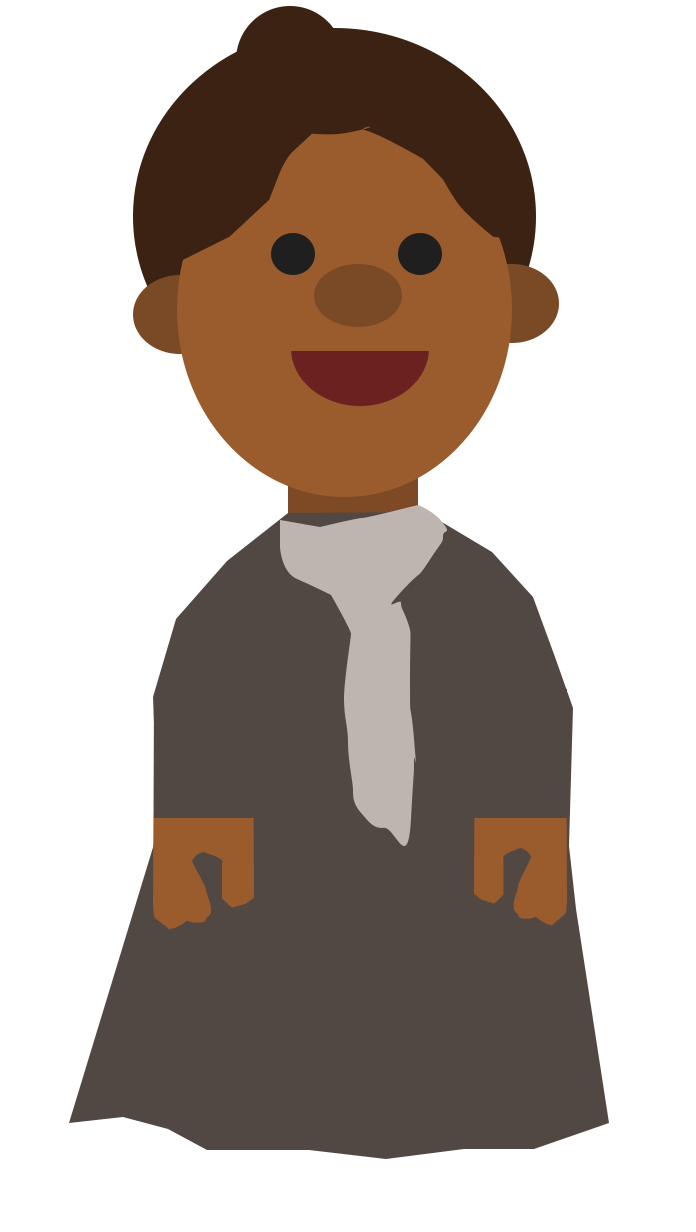
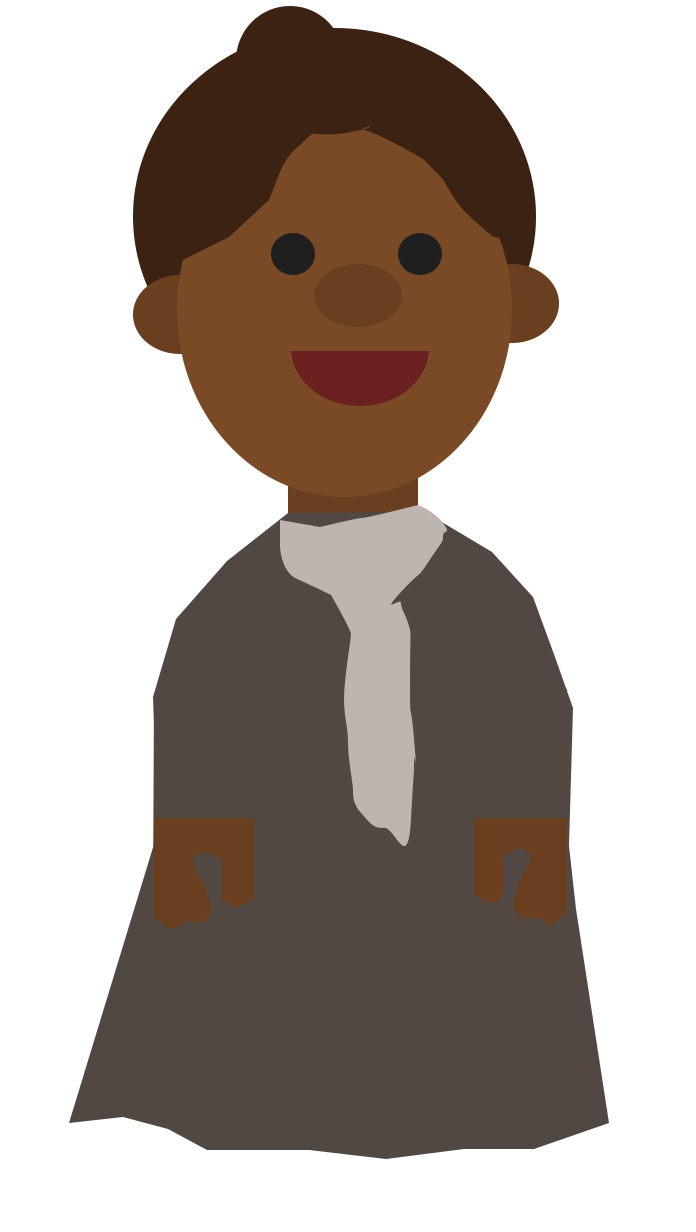
Layered file, before and after one edit (696 x 1232). Changes by layer:
painted on "Shape 5" over [352, 127, 370, 132]
painted on "Ellipse 5" (1st of 3) over [314, 264, 402, 327]
painted on "Shape 2" (1st of 2) over [474, 818, 567, 926]
painted on "Shape 2" (2nd of 2) over [153, 701, 254, 930]
painted on "Rectangle 1" over [252, 275, 463, 351]
painted on "Ellipse 1" over [177, 126, 512, 497]
painted on "Ellipse 5" (2nd of 3) over [465, 264, 559, 343]
painted on "Ellipse 5" (3rd of 3) over [133, 275, 227, 354]
painted on "Rectangle 2" over [288, 460, 418, 513]
